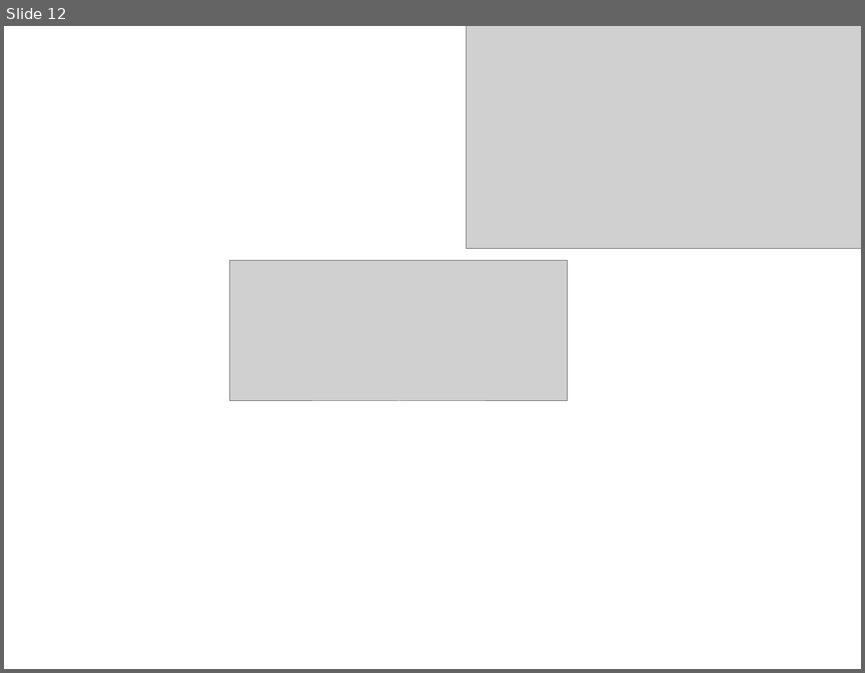
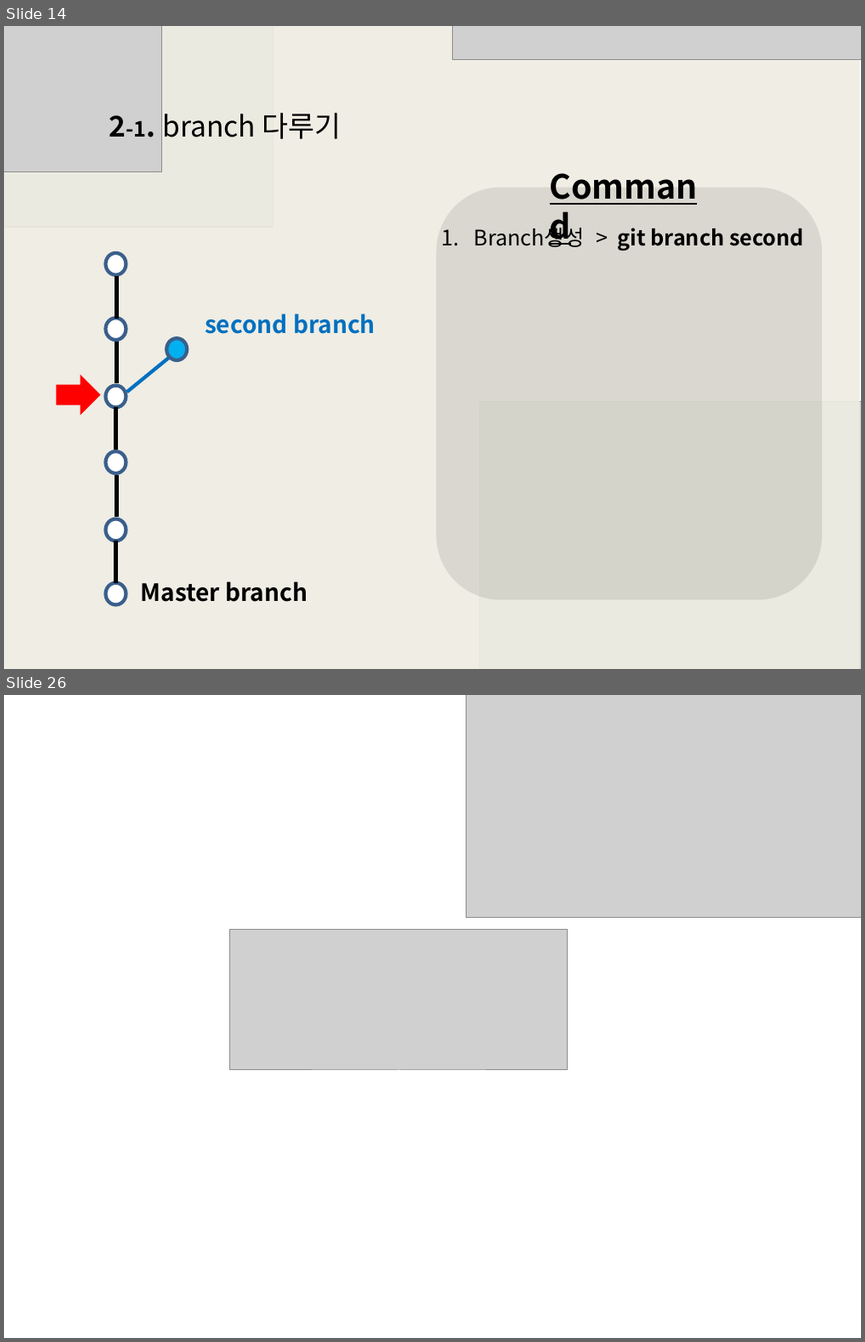
Before and after one commit to lee-bomi/TIL, a slide deck: Today I learned/git.pptx. Shown one above the other, each under a label of ours: slide 12 before the commit, slides 14 and 26 after it; the slides between them are not shown. The pictures are 865x673 and 865x1342 pixels, drawn with LibreOffice and Linux fonts; fonts in the diff are those of the drawing; grey boxes stand for pictures. Boxes give left, top, right and bottom in pixels: in the first picture for what was removed or moved away, otherwise in the second. Text is boxed around its words. In the diff, an @@ line names an element or a change of style, - is before the commit and + after.

```diff
--- a/Today I learned/git.pptx
+++ b/Today I learned/git.pptx
@@ slide 14 added at bbox=[4, 26, 861, 669], background #FFFFFF @@
@@ picture added at bbox=[4, 26, 273, 227] @@
@@ rectangle added at bbox=[4, 26, 860, 669], fill #EEECE2 at 93% opacity @@
@@ picture added at bbox=[4, 26, 160, 171] @@
@@ picture added at bbox=[453, 26, 861, 59] @@
@@ text added at bbox=[109, 113, 341, 139], 24 pt, text #000000 @@
+2-1. branch 다루기
@@ text added at bbox=[541, 161, 726, 210], 28 pt, text #000000, bold, underline @@
+Command
@@ rounded rectangle added at bbox=[436, 188, 822, 599], fill #000000 at 9% opacity @@
@@ text added at bbox=[618, 227, 804, 250], 18 pt, text #000000, bold @@
+1. Branch생성 > git branch second
@@ ellipse added at bbox=[106, 253, 126, 275], fill #FFFFFF, outline #3A5F8C 3 pt @@
@@ line added from (116, 318) to (116, 276), #000000 3 pt @@
@@ ellipse added at bbox=[106, 318, 126, 340], fill #FFFFFF, outline #3A5F8C 3 pt @@
@@ text added at bbox=[205, 313, 375, 334], 20 pt, text #0070C0, bold @@
+second branch
@@ line added from (116, 383) to (116, 341), #000000 3 pt @@
@@ line added from (170, 357) to (127, 392), #0070C0 3 pt @@
@@ ellipse added at bbox=[167, 338, 188, 360], fill #00B0F0, outline #3A5F8C 3 pt @@
@@ left arrow added at bbox=[56, 374, 101, 414], fill #FF0000 @@
@@ ellipse added at bbox=[106, 385, 126, 408], fill #FFFFFF, outline #3A5F8C 3 pt @@
@@ line added from (115, 449) to (115, 408), #000000 3 pt @@
@@ picture added at bbox=[479, 402, 861, 669] @@
@@ ellipse added at bbox=[106, 451, 126, 473], fill #FFFFFF, outline #3A5F8C 3 pt @@
@@ line added from (116, 516) to (116, 474), #000000 3 pt @@
@@ ellipse added at bbox=[106, 519, 126, 541], fill #FFFFFF, outline #3A5F8C 3 pt @@
@@ line added from (115, 582) to (115, 541), #000000 3 pt @@
@@ ellipse added at bbox=[106, 582, 126, 604], fill #FFFFFF, outline #3A5F8C 3 pt @@
@@ text added at bbox=[141, 581, 307, 601], 20 pt, text #000000, bold @@
+Master branch
@@ what was slide 12 is now slide 26 @@
```
Also in this commit, not shown: 3 slides changed, 13 other slides added, 45 other files.
